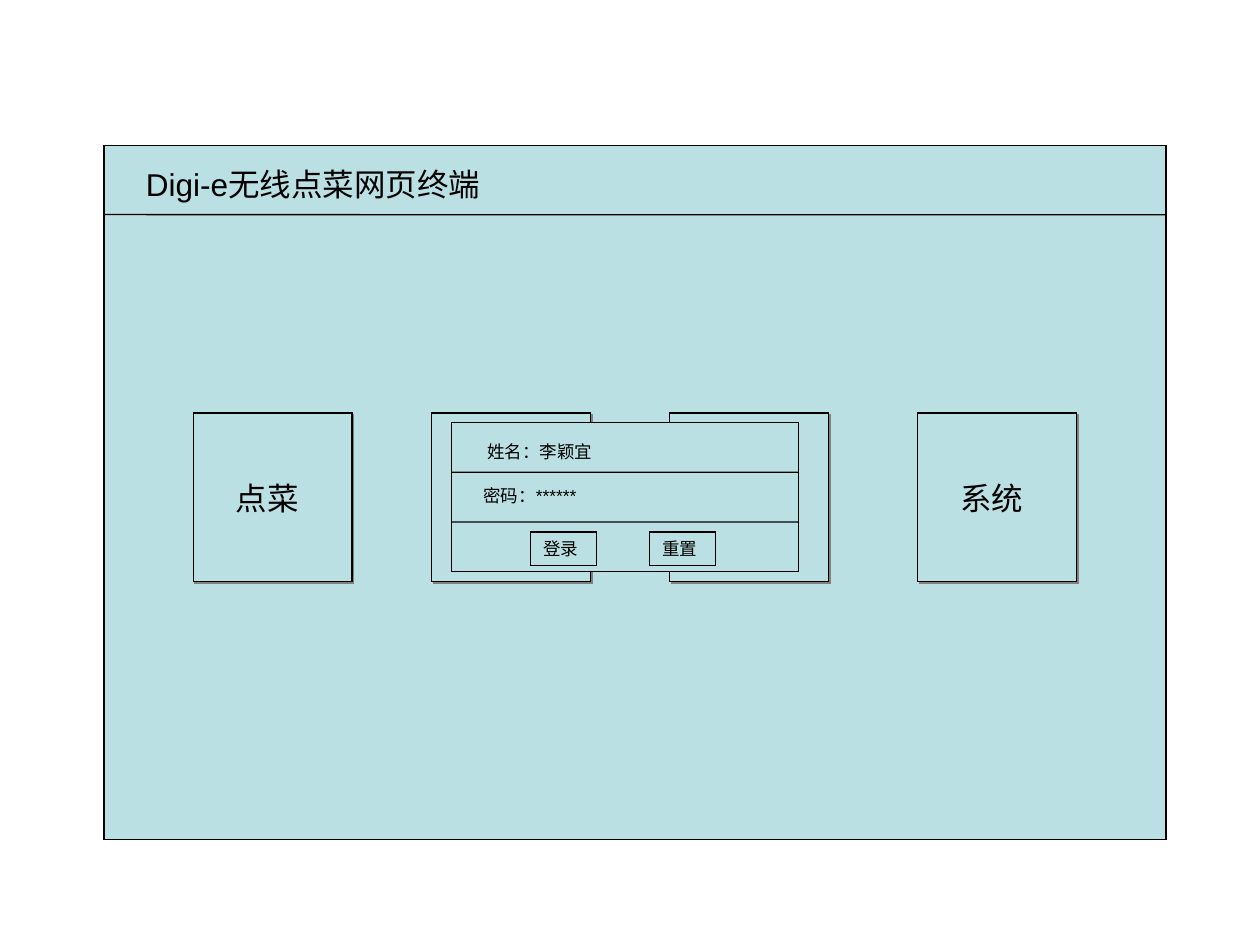
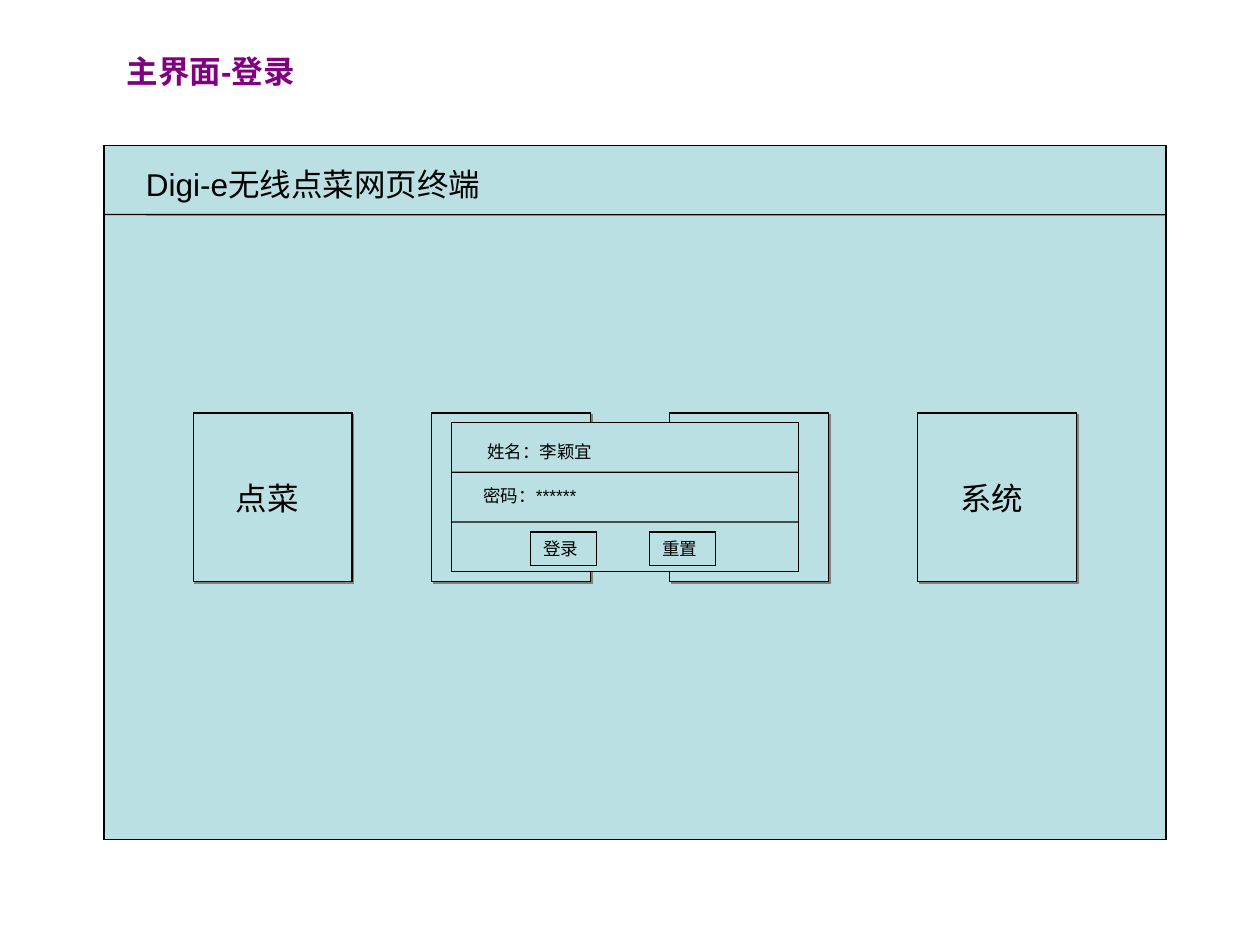
Before and after one commit to runt18/wireless-order-solution, a slide deck: slide 1 of doc/Digi-e网页终端需求.ppt. Drawn at 1260x945 pixels with LibreOffice and Linux fonts; fonts in the diff are those of the drawing. Boxes give left, top, right and bottom in pixels: in the first picture for what was removed or moved away, otherwise in the second. Text is boxed around its words. In the diff, an @@ line names an element or a change of style, - is before the commit and + after.

```diff
--- a/doc/Digi-e网页终端需求.ppt
+++ b/doc/Digi-e网页终端需求.ppt
@@ text added at (x1=127, y1=56, x2=295, y2=86), 18 pt, text #800080, bold @@
+主界面-登录
```
Also in this commit, not shown: 6 other slides changed, 4 slides added, 1 other file.
